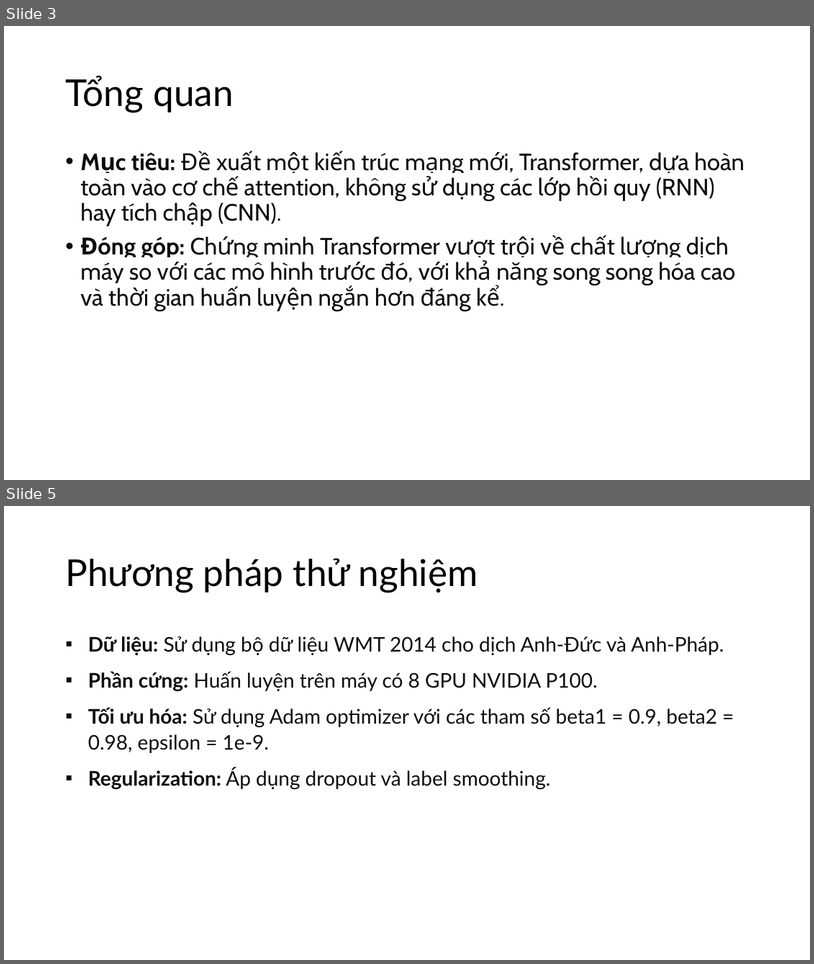
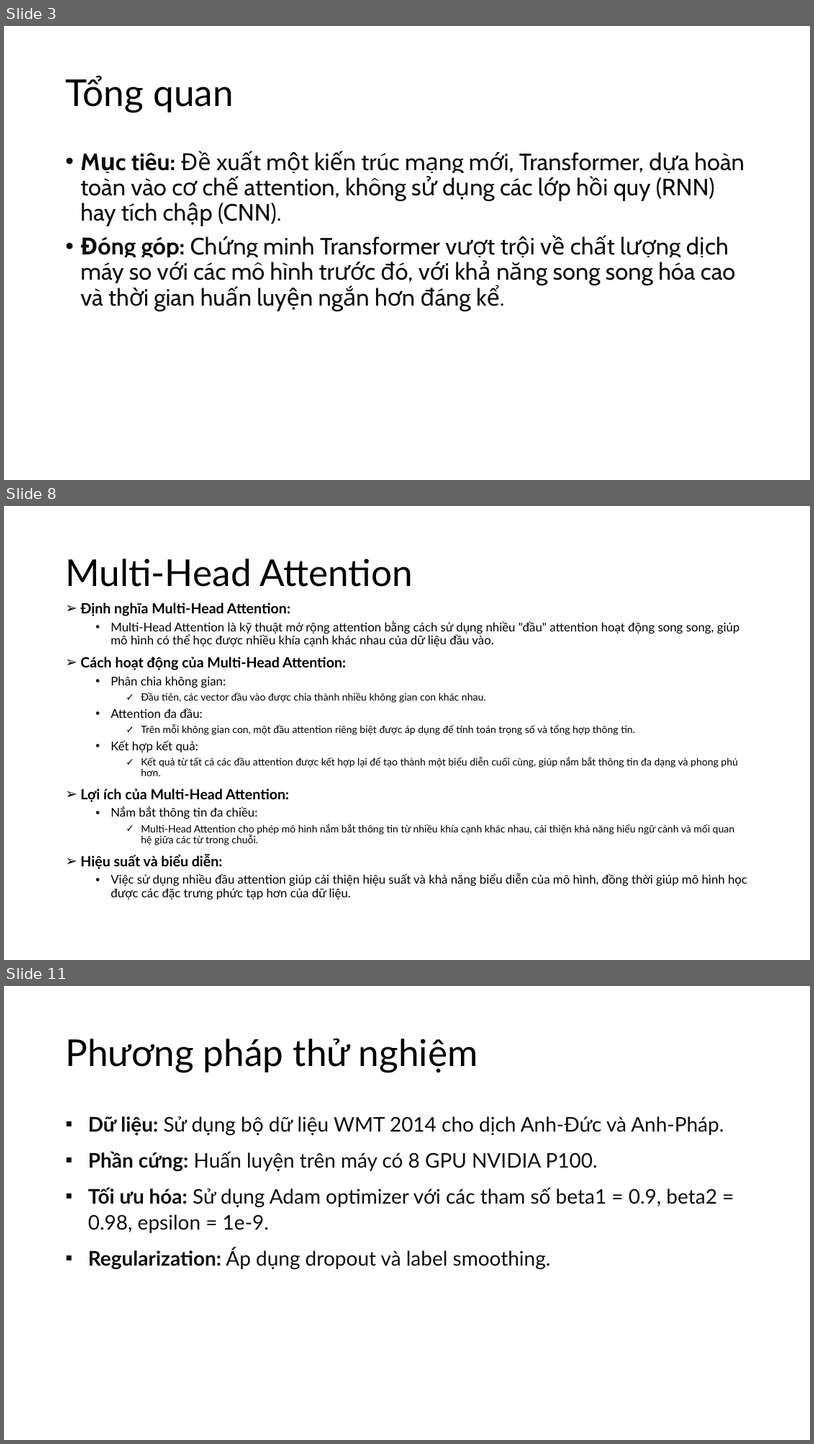
Before and after one commit to thanhtai9606/lab-master, a slide deck: lab/all you need/Attention Is All You Need.pptx. Shown one above the other, each under a label of ours: slides 3 and 5 before the commit, slides 3, 8 and 11 after it; the slides between them are not shown. The pictures are 814x964 and 814x1444 pixels, drawn with LibreOffice and Linux fonts; fonts in the diff are those of the drawing. Boxes give left, top, right and bottom in pixels: in the first picture for what was removed or moved away, otherwise in the second. Text is boxed around its words. In the diff, an @@ line names an element or a change of style, - is before the commit and + after.

Commit message:
update ppt

```diff
--- a/lab/all you need/Attention Is All You Need.pptx
+++ b/lab/all you need/Attention Is All You Need.pptx
@@ slide 8 added at (x1=4, y1=506, x2=810, y2=960), background #FFFFFF @@
@@ title added at (x1=65, y1=559, x2=413, y2=587), 44 pt, text #000000 @@
+Multi-Head Attention
@@ text added at (x1=80, y1=602, x2=748, y2=899), 12 pt, text #000000 @@
+➢ Định nghĩa Multi-Head Attention:
+  • Multi-Head Attention là kỹ thuật mở rộng attention bằng cách sử dụng nhiều "đầu" attention hoạt động song song, giúp mô hình có thể học được nhiều khía cạnh khác nhau của dữ liệu đầu vào.
+➢ Cách hoạt động của Multi-Head Attention:
+  • Phân chia không gian:
+    ✓ Đầu tiên, các vector đầu vào được chia thành nhiều không gian con khác nhau.
+  • Attention đa đầu:
+    ✓ Trên mỗi không gian con, một đầu attention riêng biệt được áp dụng để tính toán trọng số và tổng hợp thông tin.
+  • Kết hợp kết quả:
+    ✓ Kết quả từ tất cả các đầu attention được kết hợp lại để tạo thành một biểu diễn cuối cùng, giúp nắm bắt thông tin đa dạng và phong phú hơn.
+➢ Lợi ích của Multi-Head Attention:
+  • Nắm bắt thông tin đa chiều:
+    ✓ Multi-Head Attention cho phép mô hình nắm bắt thông tin từ nhiều khía cạnh khác nhau, cải thiện khả năng hiểu ngữ cảnh và mối quan hệ giữa các từ trong chuỗi.
+➢ Hiệu suất và biểu diễn:
+  • Việc sử dụng nhiều đầu attention giúp cải thiện hiệu suất và khả năng biểu diễn của mô hình, đồng thời giúp mô hình học được các đặc trưng phức tạp hơn của dữ liệu.
@@ what was slide 5 is now slide 11 @@
```
Also in this commit, not shown: 1 slide changed, 5 other slides added, 2 other files.
